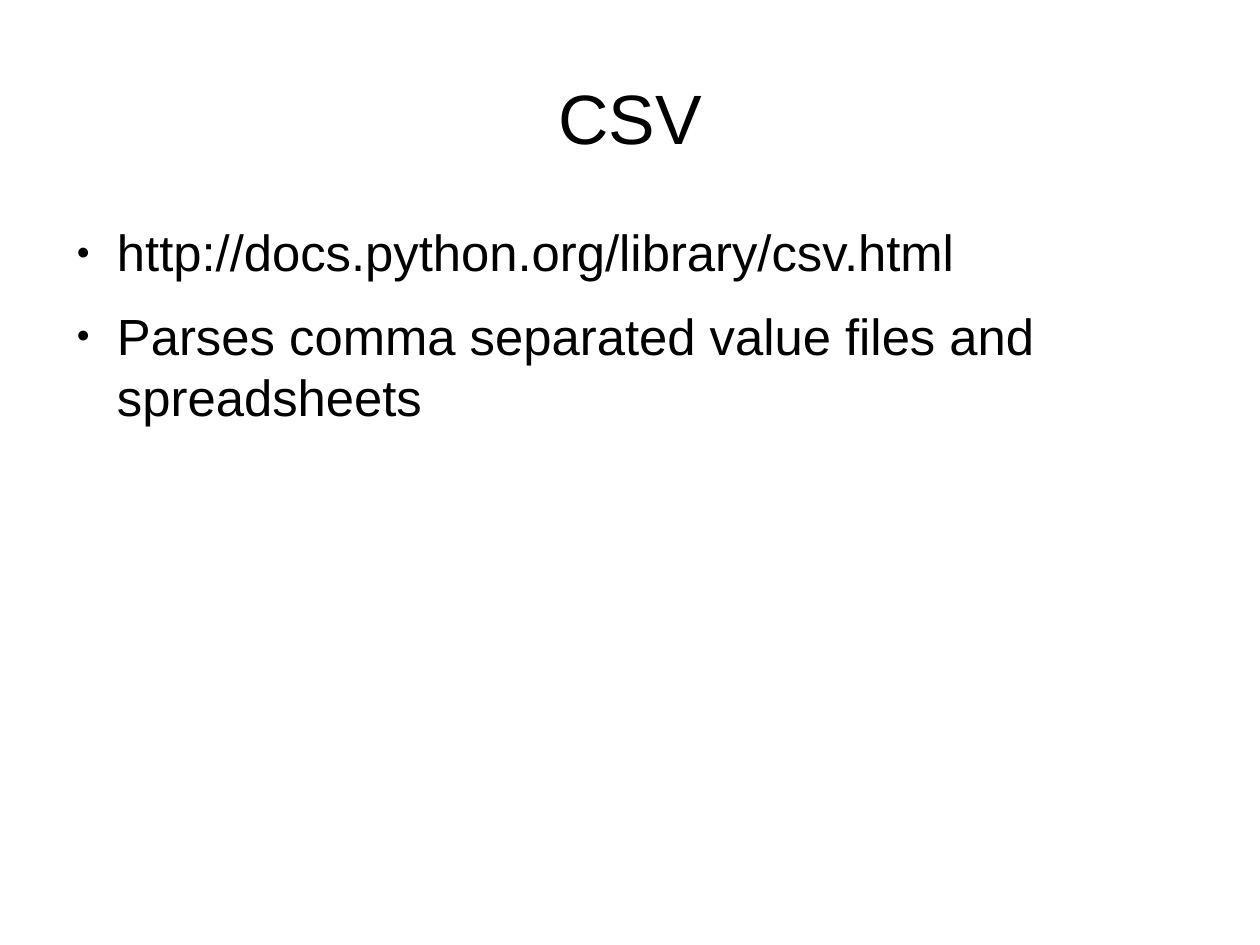
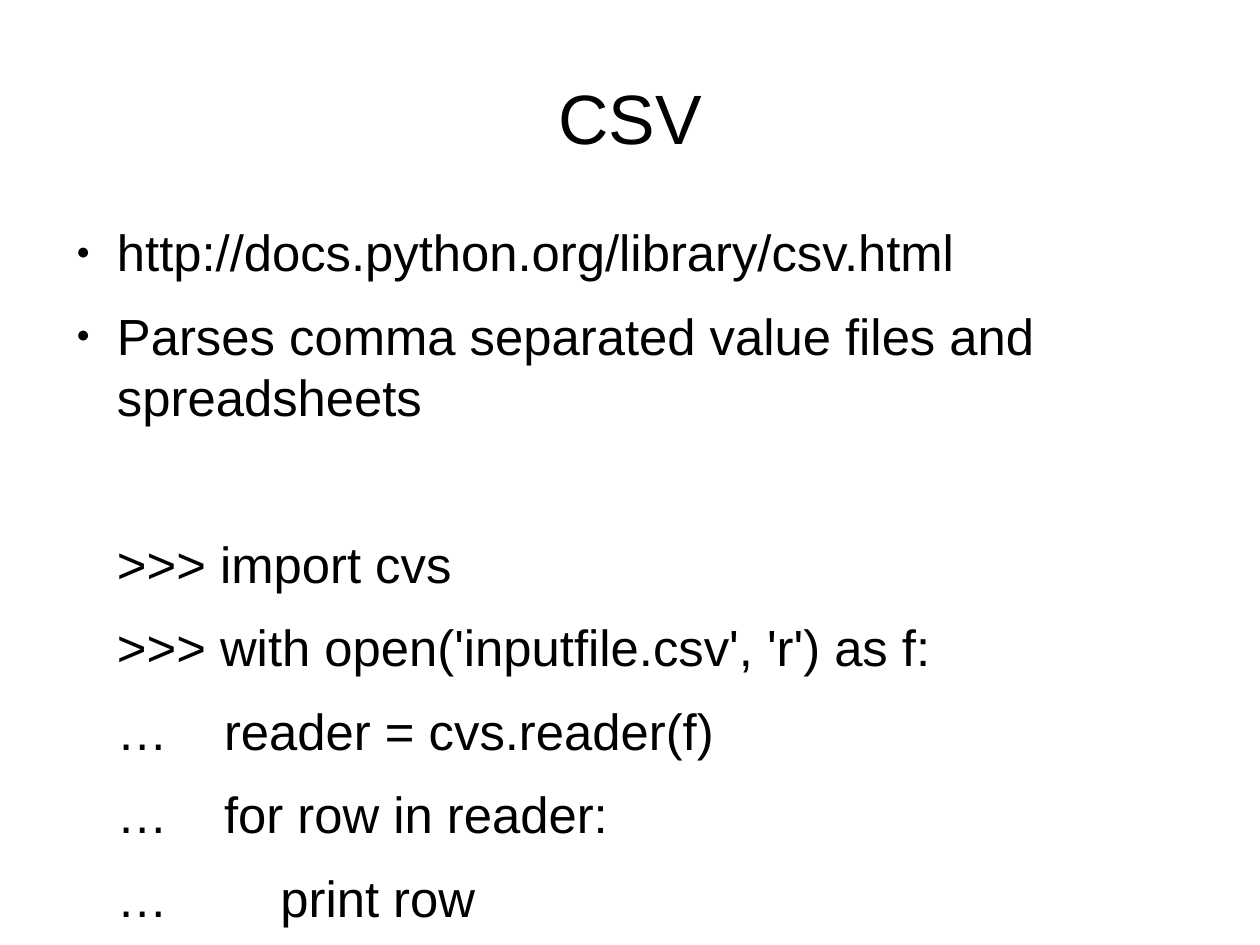
Before and after one commit to bradfordbarr/HacDC-Intro-to-Programming, a slide deck: slide 9 of class_4/class_4.odp. Drawn at 1260x945 pixels with LibreOffice and Linux fonts; fonts in the diff are those of the drawing. Boxes give left, top, right and bottom in pixels: in the first picture for what was removed or moved away, otherwise in the second. Text is boxed around its words. In the diff, an @@ line names an element or a change of style, - is before the commit and + after.

```diff
--- a/class_4/class_4.odp
+++ b/class_4/class_4.odp
@@ text at (220,546,930,834): paragraphs added @@
+>>> import cvs
+>>> with open('inputfile.csv', 'r') as f:
+… reader = cvs.reader(f)
+… for row in reader:
+… print row
```
Also in this commit, not shown: 2 other slides changed.
